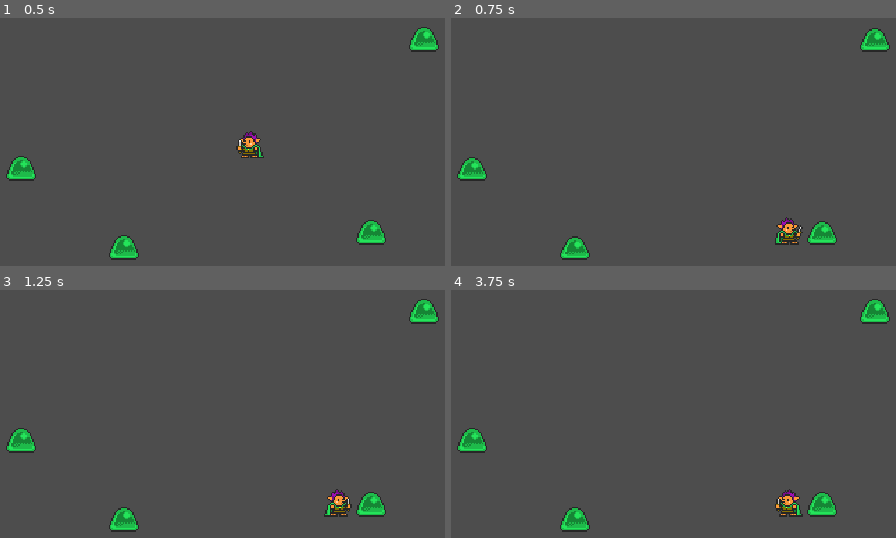
Above: before the commit, frames 1-4 (two rows, left to right).
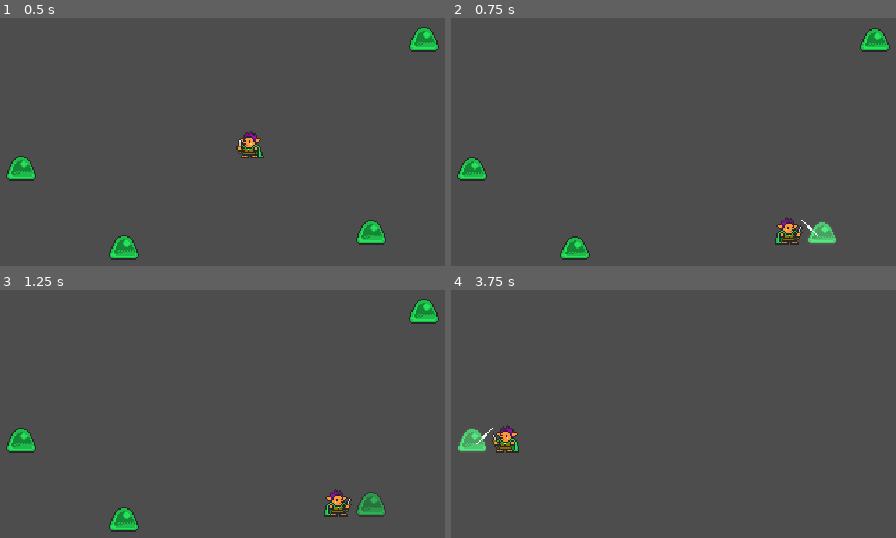
Above: after the commit, the same moments.

Repository: nuzcraft/beat-m-up
Game: Godot game, scene res://scenes/world/world.tscn
The game is run twice, just before and just after one commit, with the same random seed, the same clock (stepped at 60 frames per second) and the same inputs.
Inputs:
- Up to frame 1 (0.5 s): no input
- Up to frame 2 (0.75 s): hold Right (ui_right) from 0.53 s (still down)
- Up to frame 3 (1.25 s): keep holding Right (ui_right)
- Up to frame 4 (3.75 s): release Right (ui_right) at 1.28 s; hold Left (ui_left) 1.28-2.03 s; hold Right (ui_right) 2.03-3.53 s; hold Left (ui_left) from 3.53 s (still down)

Frame 1 is identical in both runs. In frame 2, 0.5% of the frame differs, in the area x 78-87%, y 81-92%; in frame 3, 0.6%; in frame 4, 3.1%, in the area x 1-99%, y 3-98%.

Commit message:
added basic attacks

Diff:
--- a/scenes/actor/actor.gd
+++ b/scenes/actor/actor.gd
@@ -4,10 +4,9 @@
 @onready var characterSprite: AnimatedSprite2D = $CharacterSprite
 @onready var attackSprite: AnimatedSprite2D = $AttackSprite
 @onready var animationPlayer: AnimationPlayer = $AnimationPlayer
-
 # Called when the node enters the scene tree for the first time.
 func _ready():
-	pass # Replace with function body.
+	pass
 
 # Called every frame. 'delta' is the elapsed time since the previous frame.
 func _process(delta):
@@ -31,3 +30,12 @@
 func _on_attack_sprite_animation_finished():
 	if characterSprite.animation == "attack":
 		characterSprite.play("idle")
+
+func _on_animation_player_animation_finished(anim_name):
+	if anim_name == "take_damage":
+		die()
+
+func die():
+	var die_tween = get_tree().create_tween()
+	die_tween.tween_property(characterSprite, "modulate:a", 0, 0.25)
+	die_tween.tween_callback(queue_free)
--- a/scenes/actor/actor.gdshader
+++ b/scenes/actor/actor.gdshader
@@ -4,5 +4,5 @@
 
 void fragment() {
 	vec4 texture_color = texture(TEXTURE, UV);
-	COLOR = vec4(mix(texture_color.rgb, vec3(1, 1, 1), whitening), texture_color.a);
+	COLOR = vec4(mix(texture_color.rgb, vec3(1, 1, 1), whitening), COLOR.a);
 }
--- a/scenes/actor/actor.tscn
+++ b/scenes/actor/actor.tscn
@@ -72,6 +72,21 @@
 "speed": 5.0
 }]
 
+[sub_resource type="Animation" id="Animation_447o8"]
+length = 0.001
+tracks/0/type = "value"
+tracks/0/imported = false
+tracks/0/enabled = true
+tracks/0/path = NodePath("CharacterSprite:material:shader_parameter/whitening")
+tracks/0/interp = 1
+tracks/0/loop_wrap = true
+tracks/0/keys = {
+"times": PackedFloat32Array(0),
+"transitions": PackedFloat32Array(1),
+"update": 0,
+"values": [0.0]
+}
+
 [sub_resource type="Animation" id="Animation_wgs6i"]
 resource_name = "take_damage"
 length = 0.5
@@ -87,21 +102,6 @@
 "transitions": PackedFloat32Array(-2, -2, -2, -2),
 "update": 0,
 "values": [0.5, 0.0, 0.5, 0.0]
-}
-
-[sub_resource type="Animation" id="Animation_447o8"]
-length = 0.001
-tracks/0/type = "value"
-tracks/0/imported = false
-tracks/0/enabled = true
-tracks/0/path = NodePath("CharacterSprite:material:shader_parameter/whitening")
-tracks/0/interp = 1
-tracks/0/loop_wrap = true
-tracks/0/keys = {
-"times": PackedFloat32Array(0),
-"transitions": PackedFloat32Array(1),
-"update": 0,
-"values": [0.0]
 }
 
 [sub_resource type="AnimationLibrary" id="AnimationLibrary_17h23"]
@@ -134,3 +134,4 @@
 }
 
 [connection signal="animation_finished" from="AttackSprite" to="." method="_on_attack_sprite_animation_finished"]
+[connection signal="animation_finished" from="AnimationPlayer" to="." method="_on_animation_player_animation_finished"]
--- a/scenes/actor/enemy/enemy.tscn
+++ b/scenes/actor/enemy/enemy.tscn
@@ -6,6 +6,7 @@
 [ext_resource type="Texture2D" uid="uid://gg61tcxp0wm4" path="res://assets/sprites/oryx_16bit_fantasy_creatures_trans.png" id="3_t12aj"]
 
 [sub_resource type="ShaderMaterial" id="ShaderMaterial_l6ynm"]
+resource_local_to_scene = true
 shader = ExtResource("3_h44g0")
 shader_parameter/whitening = 0.0
 
--- a/scenes/actor/hero/hero.tscn
+++ b/scenes/actor/hero/hero.tscn
@@ -44,6 +44,7 @@
 }]
 
 [node name="Hero" instance=ExtResource("1_q5rcu")]
+z_index = 10
 script = ExtResource("2_ppjak")
 
 [node name="CharacterSprite" parent="." index="0"]
--- a/scenes/world/world.gd
+++ b/scenes/world/world.gd
@@ -11,29 +11,41 @@
 func _process(delta):
 	if Input.is_action_just_pressed("ui_left"):
 		hero.flip_h(false)
-		var enemy = get_closest_enemy(Vector2i(-1, 0))
+		var enemy = get_closest_enemy("left")
 		move_hero_to_attack(enemy)
 	elif Input.is_action_just_pressed("ui_right"):
 		hero.flip_h(true)
-		var enemy = get_closest_enemy(Vector2i(1, 0))
+		var enemy = get_closest_enemy("right")
 		move_hero_to_attack(enemy)
 
-func get_closest_enemy(direction: Vector2):
+func get_closest_enemy(direction: String):
 	var enemies = get_tree().get_nodes_in_group("enemies")
 	if enemies.is_empty():
 		return null
-	var closest = enemies[0]
+	var closest = null
 	for enemy in enemies:
-		var enemy_x = enemy.global_position.x
-		var hero_x = hero.global_position.x
-		var closest_x = closest.global_position.x
-		if abs(enemy_x - hero_x) < abs(closest_x - hero_x) and \
-			enemy_x - hero_x * direction.x > 0:
+		var x_distance = enemy.global_position.x - hero.global_position.x
+		if direction == "right" and x_distance < 0:
+			continue
+		if direction == "left" and x_distance > 0:
+			continue
+		if closest == null:
 			closest = enemy
+		else:
+			if abs(x_distance) < abs(closest.global_position.x - hero.global_position.x):
+				closest = enemy
 	return closest
 
 func move_hero_to_attack(target):
-	var distance: Vector2 = target.global_position - hero.global_position
-	var normalized: Vector2 = Vector2(distance.x, 0).normalized()
-	hero.global_position = target.global_position
-	hero.global_position.x += (24 * -normalized.x)
+	if target:
+		var distance: Vector2 = target.global_position - hero.global_position
+		var normalized: Vector2 = Vector2(distance.x, 0).normalized()
+		var new_position: Vector2 = Vector2(target.global_position.x + (24 * -normalized.x), target.global_position.y)
+#		hero.global_position = target.global_position
+#		hero.global_position.x += (24 * -normalized.x)
+		var move_hero_tween = get_tree().create_tween()
+		move_hero_tween.set_ease(Tween.EASE_IN_OUT)
+		move_hero_tween.tween_property(hero, "global_position", new_position, 0.1)
+		move_hero_tween.tween_callback(hero.attack)
+		move_hero_tween.tween_callback(target.take_damage)
+#
Binary file added: development/002_hero_attacking.gif
